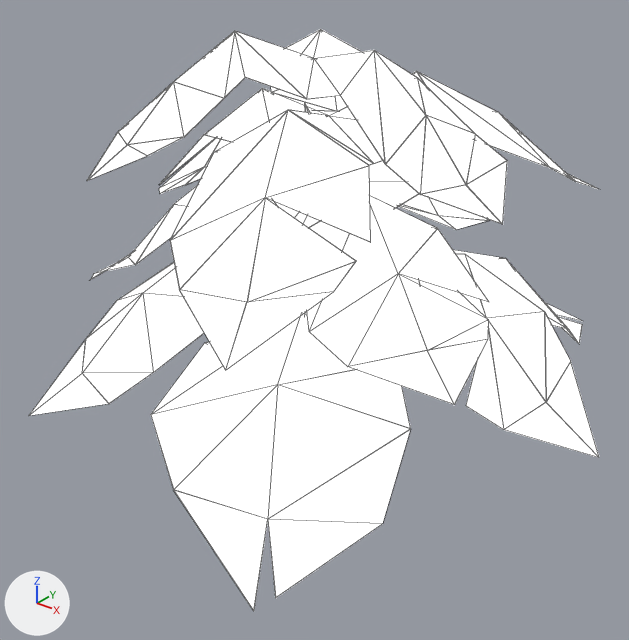
What one commit did to the glTF model public/siege/scifi/dark_SM_Plant_Fern_01.gltf.
Camera for both pictures: a 50 mm lens placed at (1.117, -1.432, 1.073), pointed at (0.022, -0.063, 0.224). The axes (+X, +Y, +Z) are drawn at lower left. The lights are the same throughout. The picture after the commit comes second. Mesh edges are drawn as thin lines. Where no turn or scale is listed for an object, it has been applied to the vertices.

The older version as bpy lines, for what is in view:
```python
mat_mat_01a = bpy.data.materials.new('MAT_01A')
mat_mat_01a.use_nodes = True; mat_mat_01a.node_tree.nodes.clear()
_N = mat_mat_01a.node_tree.nodes; _L = mat_mat_01a.node_tree.links
n0 = _N.new('ShaderNodeBsdfPrincipled'); n0.name = 'Principled BSDF'
n0.inputs[2].default_value = 0.553  # 'Roughness'
n0.inputs[28].default_value = 1.0  # 'Emission Strength'
n1 = _N.new('ShaderNodeOutputMaterial'); n1.name = 'Material Output'
n2 = _N.new('ShaderNodeMix'); n2.name = 'Mix'
n2.data_type = 'RGBA'
n2.blend_type = 'MULTIPLY'
n2.inputs[0].default_value = 1.0  # 'Factor'
n3 = _N.new('ShaderNodeVertexColor'); n3.name = 'Color Attribute'
_L.new(n0.outputs[0], n1.inputs[0])  # 'BSDF' to 'Surface'
_L.new(n2.outputs[2], n0.inputs[0])  # 'Result' to 'Base Color'
_L.new(n3.outputs[0], n2.inputs[7])  # 'Color' to 'B'
me_mesh = bpy.data.meshes.new('Mesh')
me_mesh.from_pydata(...)  # 378 vertices, 448 faces; spans x -0.739..0.674, y -0.637..0.654, z -0.021..0.839
me_mesh.materials.append(mat_mat_01a)  # its picture is missing
ob_sm_plant_fern_01 = bpy.data.objects.new('SM_Plant_Fern_01', me_mesh)
ob_sm_plant_fern_01.location = (0.0, 0.0, 0.0)
```
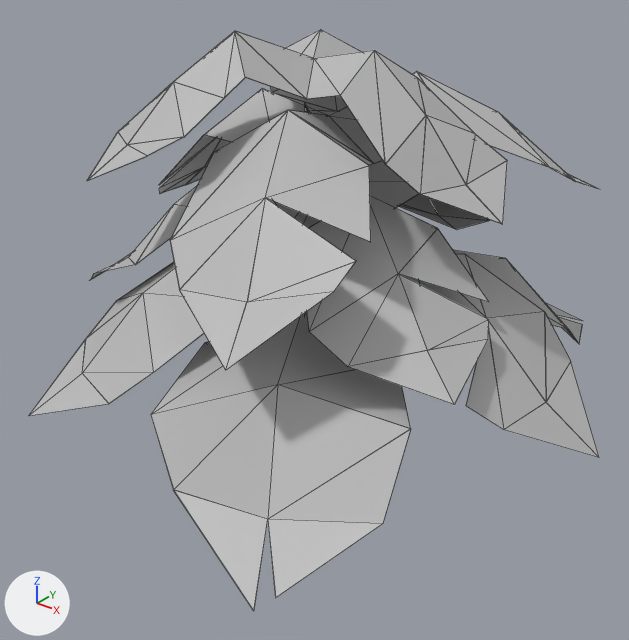
Location of each change, (x1, y1, x2, y2) in pixels of the pictures (629 x 640 px):
'SM_Plant_Fern_01', surface changed (white to grey): (29, 29, 599, 611) in both

The change, as a list of edits to the scene's bpy script:
```text
Change mat_mat_01a:
    where n0 = _N.new('ShaderNodeBsdfPrincipled'); n0.name = 'Principled BSDF'
    remove n0.inputs[28].default_value = 1.0  # 'Emission Strength'
```
